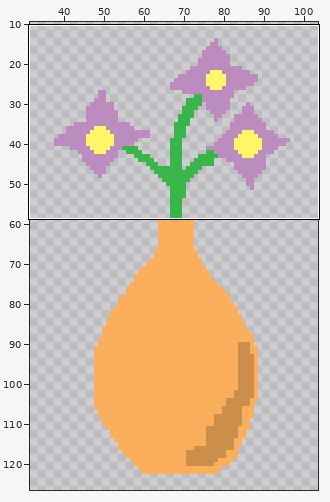
Sprite sheet, stored at sprites/spr_vase/layers/ac67e0bb-f18a-4e4a-be22-04b51ea21258/12074e11-c647-40d7-aa10-133bbe74994f.png. The first picture is a wide view before the edit; the outline marks the close-up.
Close-up. The starting point:
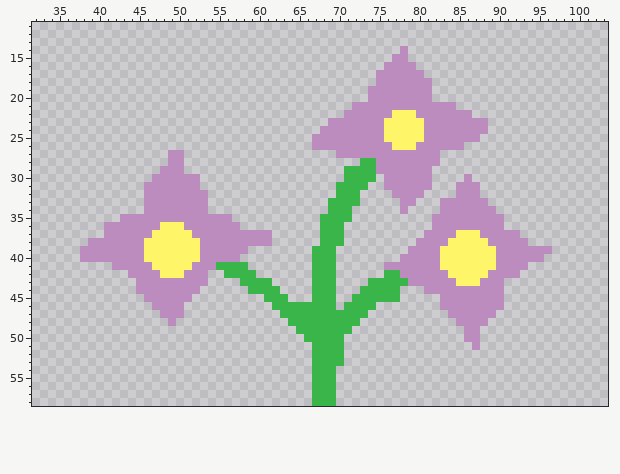
The file is 140x150 pixels. Shown: x 32..103, y 11..58. The wide view leaves out empty margins.
New version:
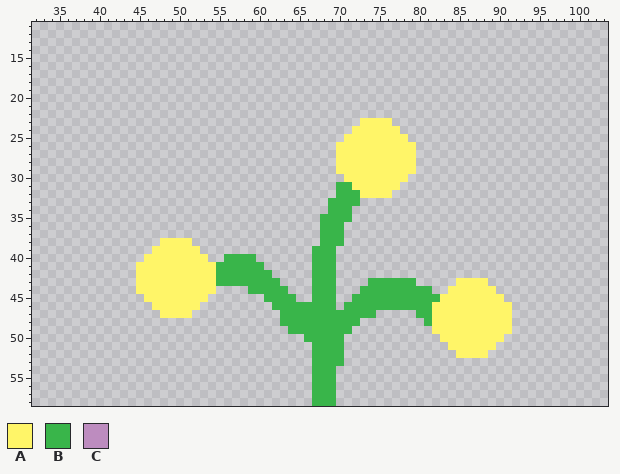
Palette (. is transparent): A #fff568  B #39b54a  C #bd8cbf
From old to new:
@@ x 32..103 @@
 13 ........................................................................
-14 ..............................................C.........................
-15 .............................................CC.........................
-16 ............................................CCCC........................
-17 ...........................................CCCCCC.......................
-18 ...........................................CCCCCCC......................
-19 ..........................................CCCCCCCC......................
-20 ..........................................CCCCCCCC......................
-21 ........................................CCCCCCCCCCCCC...................
-22 .......................................CCCCCCAAACCCCCCC.................
-23 .....................................CCCCCCCAAAAACCCCCCCC...............
-24 ....................................CCCCCCCCAAAAACCCCCCCC...............
-25 ...................................CCCCCCCCCAAAAACCCCCCC................
-26 ...................................CCCCCCCCCCAAACCCCCC..................
-27 .................CC...................CCCCCCCCCCCCC.....................
-28 .................CC......................BBCCCCCCCC.....................
-29 ................CCC....................BBBBCCCCCCC......................
-30 ...............CCCCCC..................BBBB.CCCCCC....C.................
-31 ..............CCCCCCC.................BBBB..CCCCCC...CCC................
-32 ..............CCCCCCCC................BBB....CCCC....CCC................
-33 ..............CCCCCCCC...............BBBB.....CC...CCCCCC...............
-34 ..............CCCCCCCC...............BBB......C....CCCCCCC..............
-35 ...........CCCCCCCCCCCCCC...........BBBB..........CCCCCCCCC.............
-36 .........CCCCCCCAAACCCCCCC..........BBB...........CCCCCCCCC.............
-37 .........CCCCCCAAAAACCCCCCCCCC......BBB..........CCCCAAACCCCC...........
-38 .......CCCCCCCAAAAAAACCCCCCCCC......BBB.........CCCCAAAAACCCCC..........
-39 ......CCCCCCCCAAAAAAACCCCCC........BBB.........CCCCAAAAAAACCCCCCC.......
-40 ......CCCCCCCCAAAAAAACCCCC.........BBB........CCCCCAAAAAAACCCCCC........
-41 ..........CCCCCAAAAACCCBBBB........BBB......CCCCCCCAAAAAAACCCC..........
-42 ............CCCCAAACCC..BBBB.......BBB......BBCCCCCCAAAAACCCC...........
-43 .............CCCCCCCCC....BBBB.....BBB....BBBBBCCCCCCAAACCC.............
-44 .............CCCCCCCC......BBBB....BBB...BBBBB...CCCCCCCCCC.............
-45 ..............CCCCCC.........BBB...BBB..BBBBBB.....CCCCCCCC.............
-46 ...............CCCC...........BBBBBBBB.BBBB........CCCCCCCC.............
-47 ................CCC............BBBBBBBBBBB..........CCCCCC..............
-48 .................C..............BBBBBBBBB............CCCC...............
-49 .................................BBBBBBB..............CC................
-50 ..................................BBBBB...............CC................
-51 ...................................BBBB................C................
-52 ...................................BBBB.................................
+14 ........................................................................
+15 ........................................................................
+16 ........................................................................
+17 ........................................................................
+18 ........................................................................
+19 ........................................................................
+20 ........................................................................
+21 ........................................................................
+22 ........................................................................
+23 .........................................AAAA...........................
+24 ........................................AAAAAA..........................
+25 .......................................AAAAAAAA.........................
+26 ......................................AAAAAAAAAA........................
+27 ......................................AAAAAAAAAA........................
+28 ......................................AAAAAAAAAA........................
+29 ......................................AAAAAAAAAA........................
+30 .......................................AAAAAAAA.........................
+31 ......................................BBAAAAAA..........................
+32 ......................................BBBAAAA...........................
+33 .....................................BBBB...............................
+34 .....................................BBB................................
+35 ....................................BBBB................................
+36 ....................................BBB.................................
+37 ....................................BBB.................................
+38 ................AAAA................BBB.................................
+39 ...............AAAAAA..............BBB..................................
+40 ..............AAAAAAAA..BBBB.......BBB..................................
+41 .............AAAAAAAAAABBBBBB......BBB..................................
+42 .............AAAAAAAAAABBBBBBB.....BBB..................................
+43 .............AAAAAAAAAABBBBBBBB....BBB....BBBBBB.....AAAA...............
+44 .............AAAAAAAAAA....BBBBB...BBB...BBBBBBBBB..AAAAAA..............
+45 ..............AAAAAAAA.......BBBB..BBB..BBBBBBBBBBBAAAAAAAA.............
+46 ...............AAAAAA.........BBBBBBBB.BBBBBBBBBBBAAAAAAAAAA............
+47 ................AAAA...........BBBBBBBBBBBB.....BBAAAAAAAAAA............
+48 ...............................BBBBBBBBBB........BAAAAAAAAAA............
+49 ................................BBBBBBBB..........AAAAAAAAAA............
+50 ..................................BBBBB............AAAAAAAA.............
+51 ...................................BBBB.............AAAAAA..............
+52 ...................................BBBB..............AAAA...............
 53 ...................................BBBB.................................
Where, in picture pixels (left, top, right, bottom), the same in both close-ups:
changed: (312, 46, 552, 358)
changed: (80, 150, 296, 334)
